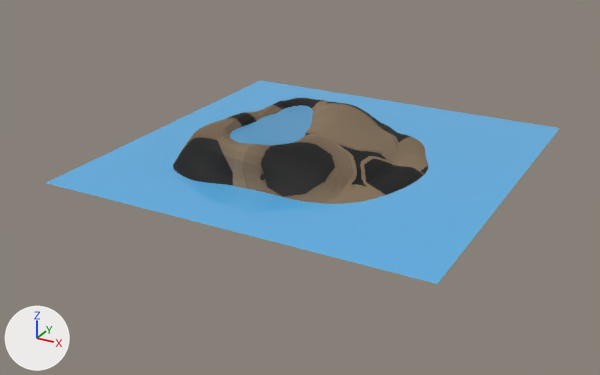
Renders of the Blender file src/models/map/map2.blend from each side of a commit.
Before and after are seen from a camera (50 mm lens) standing at (180.0, -353.0, 157.0) and looking at (-5.0, -15.0, -12.0). Lighting does not change. The marker at lower left points along +X, +Y and +Z.

In view in the first picture: 'ground', 'lake', 'sea'.
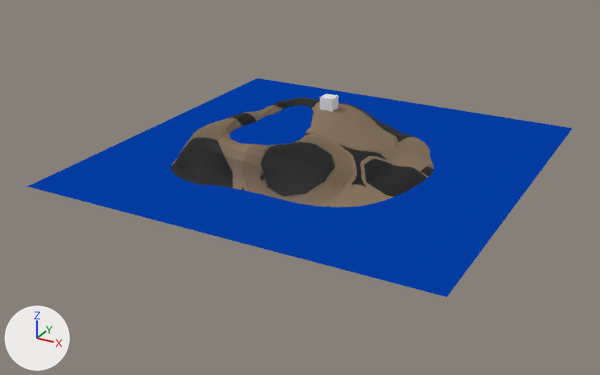
Where the newer file only moved an object's origin or applied its transform, the numbers keep the older frame.

Boxes [x1, y1, x2, y2] around the edits, measured in the pictures (600 x 375 px):
'sea', recoloured, reshaped (6% wider, 7% taller)
    before: [46, 80, 560, 284]
    after: [27, 78, 572, 297]
'lake', surface changed
    both: [230, 105, 314, 146]
'Cube', added
    after: [320, 94, 339, 112]

Edits to the bpy script that builds the scene:
```text
Add img_ny_png:
    img_ny_png = load_image('ny.png', '../../objects/skybox/ny.png', 1000, 1000, 'sRGB')
Change mat_water:
    where n0 = _N.new('ShaderNodeOutputMaterial'); n0.name = 'Material Output'
    remove n1 = _N.new('ShaderNodeBsdfPrincipled'); n1.name = 'Principled BSDF'
    remove n1.inputs[0].default_value = (0.109, 0.442, 0.8, 1.0)  # 'Base Color', blue #5db1e7
    remove n1.inputs[2].default_value = 0.0  # 'Roughness'
    remove n1.inputs[4].default_value = 0.75  # 'Alpha'
    remove _L.new(n1.outputs[0], n0.inputs[0])  # 'BSDF' to 'Surface'
    add n2 = _N.new('ShaderNodeTexImage'); n2.name = 'Image Texture'
    add n2.image = img_ny_png
    add _L.new(n2.outputs[0], n0.inputs[0])  # 'Color' to 'Surface'
Add mat_sea:
    mat_sea = bpy.data.materials.new('sea')
    mat_sea.use_nodes = True; mat_sea.node_tree.nodes.clear()
    _N = mat_sea.node_tree.nodes; _L = mat_sea.node_tree.links
    n0 = _N.new('ShaderNodeOutputMaterial'); n0.name = 'Material Output'
    n1 = _N.new('ShaderNodeTexImage'); n1.name = 'Image Texture'
    n1.image = img_ny_png
    _L.new(n1.outputs[0], n0.inputs[0])  # 'Color' to 'Surface'
Add mat_material_001:
    mat_material_001 = principled_material('Material.001')
    mat_material_001.base_color = (0.8, 0.8, 0.8)  # white #e7e7e7
Change me_plane:
    where me_plane.from_pydata(...)  # 4 vertices, 1 face; spans x -97.0..97.0, y -97.0..97.0, z 3.0
    used by ob_sea; location = (0.0, 0.0, 0.0)
    remove me_plane.materials.append(mat_water_001)  # blue #5db1e7
    me_plane part 1
    me_plane.vertices[0].co: (-97.0, -97.0, 3.0) -> (-102.0, -102.0, 2.0)  # pixel (45, 182) -> pixel (27, 186)
    me_plane.vertices[1].co: (97.0, -97.0, 3.0) -> (102.0, -102.0, 2.0)  # pixel (437, 283) -> pixel (446, 297)
    me_plane.vertices[2].co: (-97.0, 97.0, 3.0) -> (-102.0, 102.0, 2.0)  # pixel (260, 80) -> pixel (257, 78)
    me_plane.vertices[3].co: (97.0, 97.0, 3.0) -> (102.0, 102.0, 2.0)  # pixel (559, 128) -> pixel (572, 128)
    add me_plane.materials.append(mat_sea)
Add me_cube:
    me_cube.from_pydata(...)  # a box spanning x -1.0..1.0, y -1.0..1.0, z -1.0..1.0
    me_cube.materials.append(mat_material_001)  # white #e7e7e7
Add ob_cube:
    ob_cube = bpy.data.objects.new('Cube', me_cube)
    ob_cube.location = (-7.2, 19.6, 22.6)
    ob_cube.scale = (3.63, 3.63, 3.63)
```
